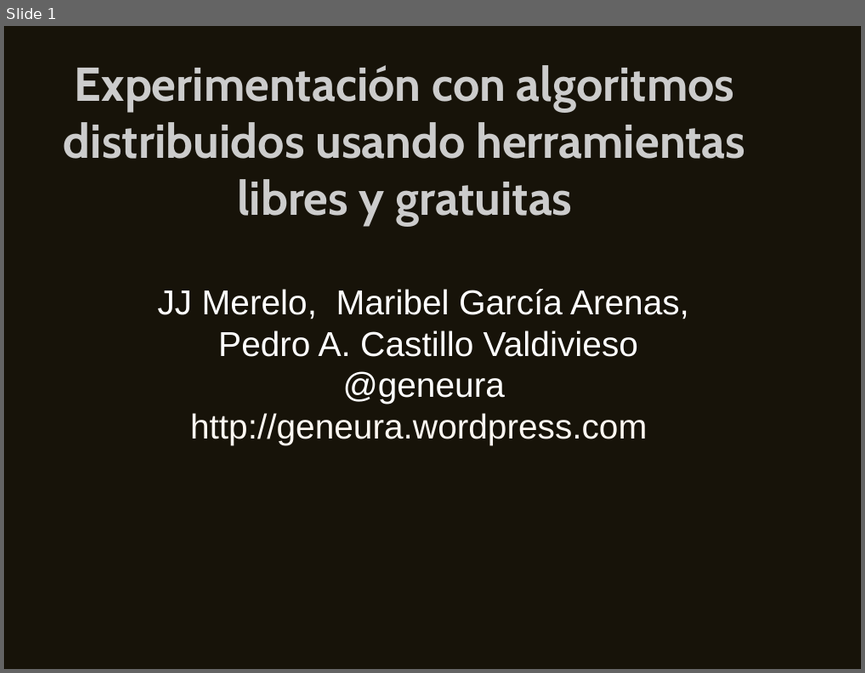
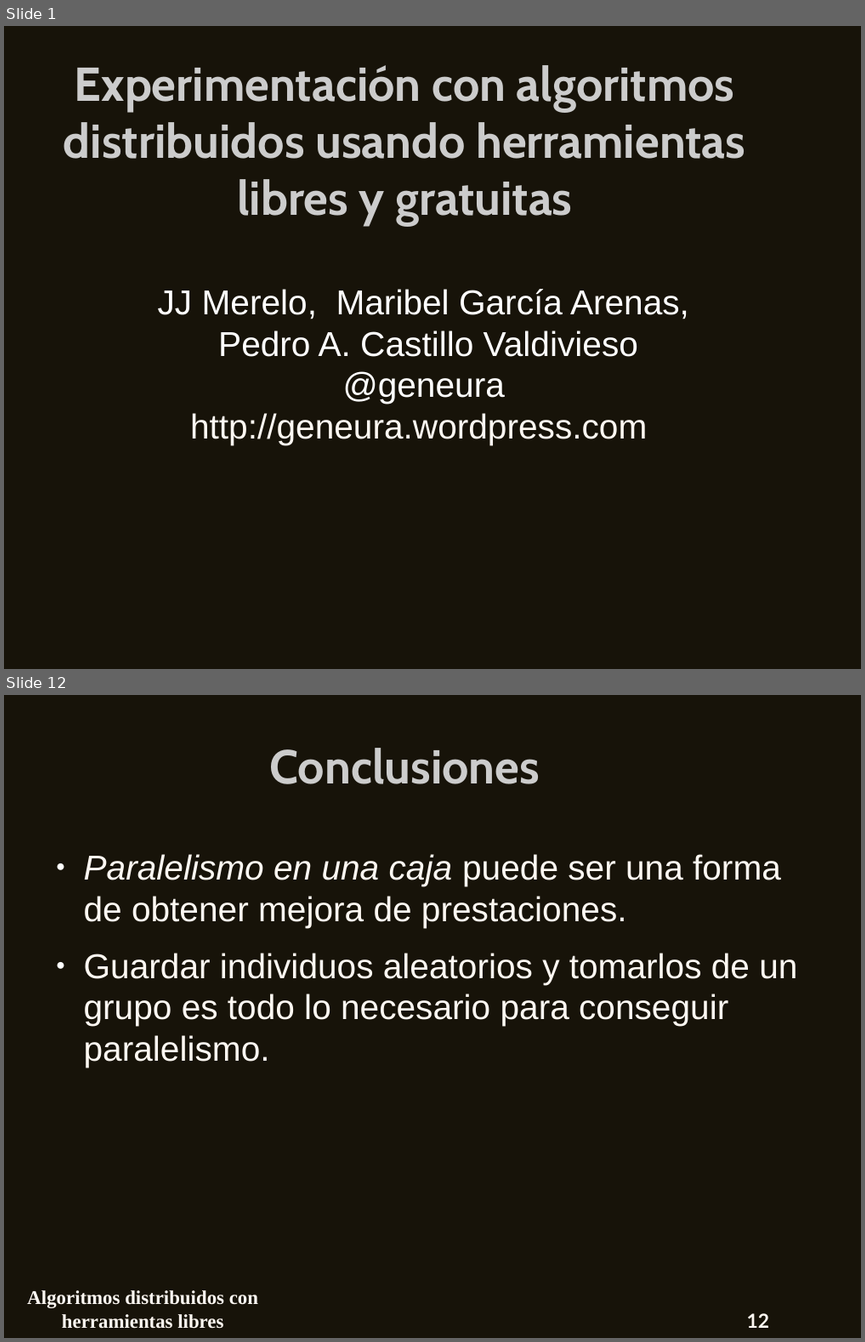
Before and after one commit to CANUBE/maeb-2013, a slide deck: presentacion.odp. Shown one above the other, each under a label of ours: slide 1 before the commit, slides 1 and 12 after it; the slides between them are not shown. The pictures are 865x673 and 865x1342 pixels, drawn with LibreOffice and Linux fonts; fonts in the diff are those of the drawing. Boxes give left, top, right and bottom in pixels: in the first picture for what was removed or moved away, otherwise in the second. Text is boxed around its words. In the diff, an @@ line names an element or a change of style, - is before the commit and + after.

```diff
--- a/presentacion.odp
+++ b/presentacion.odp
@@ slide 12 added at (x1=4, y1=695, x2=861, y2=1338), background #171309 @@
@@ title added at (x1=270, y1=748, x2=540, y2=784), 44 pt, text #CCCCCC, bold @@
+Conclusiones
@@ text added at (x1=84, y1=854, x2=797, y2=1067), 32 pt, text #FDF8F2 @@
+● Paralelismo en una caja puede ser una forma de obtener mejora de prestaciones.
+● Guardar individuos aleatorios y tomarlos de un grupo es todo lo necesario para conseguir paralelismo.
@@ text added at (x1=27, y1=1290, x2=258, y2=1328), 18 pt, text #FDF8F2, bold @@
+Algoritmos distribuidos con herramientas libres
@@ page number added at (x1=747, y1=1313, x2=770, y2=1327), 18 pt, text #FDF8F2, bold @@
+12
```
Also in this commit, not shown: 12 other slides added, 4 slides removed.
